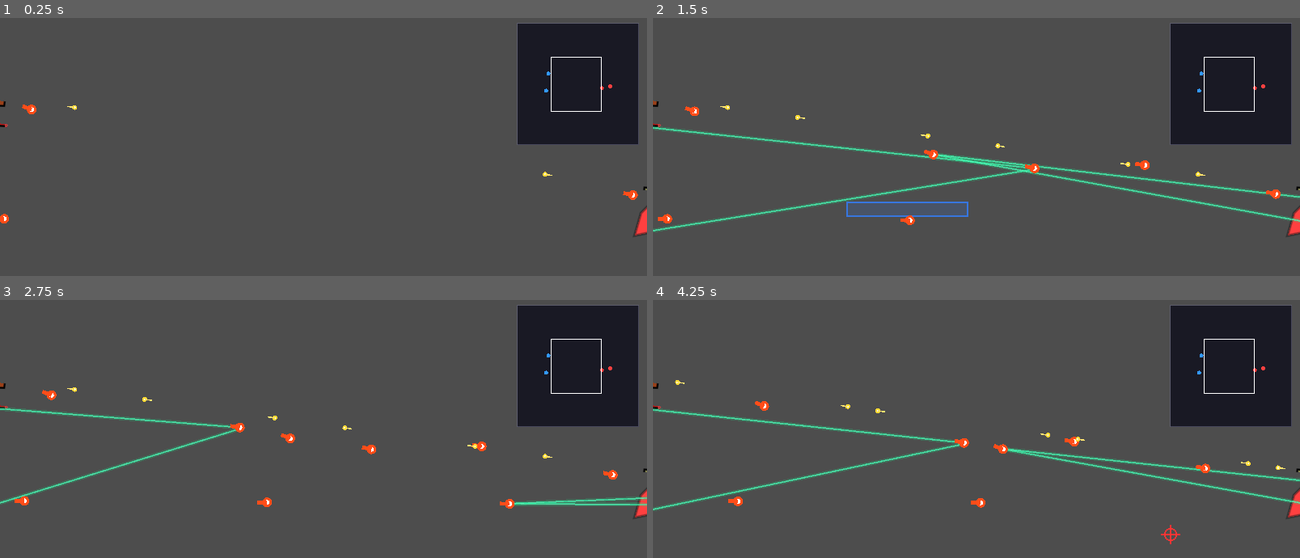
Above: before the commit, frames 1-4 (two rows, left to right).
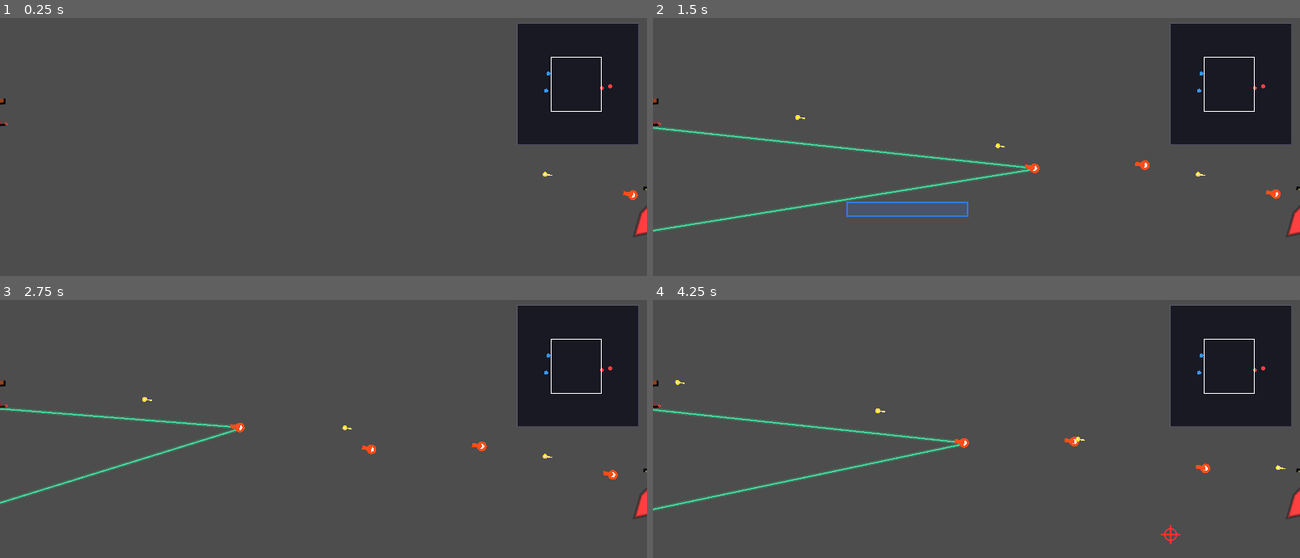
Above: after the commit, the same moments.

Repository: ZhanXuzhao/SpaceRTS
Game: Godot game, scene res://scenes/main.tscn
The game is run twice, just before and just after one commit, with the same random seed, the same clock (stepped at 60 frames per second) and the same inputs.
Inputs (mouse positions are in pixels of both pictures, inside the frame that each line leads up to):
- Up to frame 1 (0.25 s): no input
- Up to frame 2 (1.5 s): tap Enter at 0.5 s; move the mouse to (1118, 180) at 0.52 s; tap R at 0.6 s; click (1118, 180) at 0.67 s; drag from (847, 216) to (1209, 175) at 1.27 s
- Up to frame 3 (2.75 s): move the mouse to (388, 400) at 2.02 s; hold Shift from 2.03 s (still down)
- Up to frame 4 (4.25 s): release Shift at 2.75 s; drag from (944, 552) to (892, 426) at 2.77 s; move the mouse to (1170, 534) at 3.52 s; hold A from 3.53 s (still down); tap Q at 3.6 s

The runs differ from the first frame. In frame 1, 0.2% of the frame differs, in the area x 0-12%, y 31-80%; in frame 2, 1.8%, in the area x 0-100%, y 31-81%; in frame 3, 0.9%; in frame 4, 1.7%.

Commit message:
Refactor: extract AI/logic from Unit to external controller in main.gd

Diff:
--- a/scripts/main.gd
+++ b/scripts/main.gd
@@ -88,6 +88,18 @@
 					_overlay.show(); _overlay.build_menu()
 		return
 	_check_game_over()
+
+	# ---- AI 控制器（红队自动攻击蓝队） ----
+	for unit in _units:
+		if not is_instance_valid(unit) or unit.hull <= 0:
+			continue
+		if unit.team != Unit.Team.RED:
+			continue
+		# 如果没有目标或目标已死，找最近敌人
+		if not is_instance_valid(unit._current_target) or unit._current_target.hull <= 0:
+			var enemy = unit.find_nearest_enemy()
+			if enemy != null:
+				unit.attack_target(enemy)
 
 	# ---- 边缘滚屏 ----
 	_edge_scroll(delta)
--- a/scripts/unit.gd
+++ b/scripts/unit.gd
@@ -99,17 +99,12 @@
 	if is_instance_valid(_current_target) and _current_target.hull <= 0:
 		_current_target = null
 
-	# ---- 目标获取 ----
+	# ---- 目标获取（由外部控制器下发，这里只处理显式指令） ----
 	if _current_target == null:
 		if _explicit_attack_target != null:
 			_current_target = _explicit_attack_target
-		else:
-			if team == Team.RED:
-				_current_target = _find_nearest_enemy()
-			elif _is_attack_move:
-				_current_target = _find_nearest_enemy()
-			elif team == Team.BLUE:
-				_current_target = _find_nearest_enemy()
+		elif _is_attack_move:
+			_current_target = _find_nearest_enemy()
 
 	# ---- 炮塔旋转 ----
 	if _current_target != null:
@@ -142,9 +137,7 @@
 		else:
 			# 判断是否需要追击
 			var should_chase := false
-			if team == Team.RED:
-				should_chase = true
-			elif _explicit_attack_target != null:
+			if _explicit_attack_target != null:
 				should_chase = true
 			elif _is_attack_move:
 				should_chase = true
@@ -304,6 +297,11 @@
 	global_position += velocity * delta
 
 
+func find_nearest_enemy() -> Unit:
+	"""公开接口：被外部控制器调用"""
+	return _find_nearest_enemy()
+
+
 func _find_nearest_enemy() -> Unit:
 	var nearest: Unit = null
 	var nearest_dist = INF
@@ -364,7 +362,8 @@
 	# 护盾恢复延迟
 	_shield_regen_delay = CFG.UNIT_SHIELD_DELAY
 
-	if attacker != null and team == Team.BLUE:
+	# 受击反击：任何单位被攻击后都会还手
+	if attacker != null:
 		if is_instance_valid(attacker) and attacker.hull > 0 and attacker.team != team:
 			if _current_target == null:
 				if _is_moving and not _is_attack_move:
